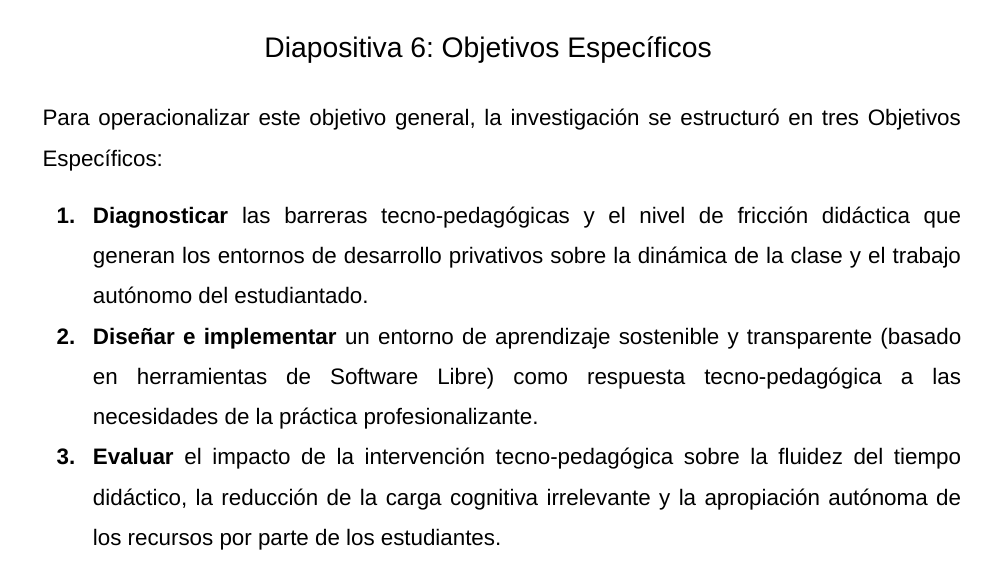
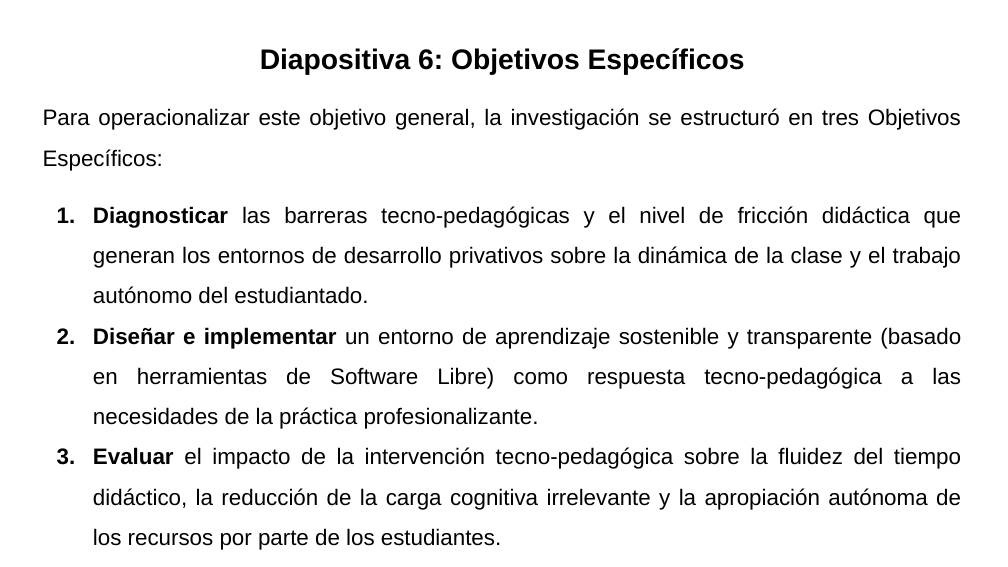
Before and after one commit to gabrielinuz/gabrielinuz.github.io, a slide deck: slide 7 of doc/GUION_DE_DEFENSA_LTE.pptx. Drawn at 1008x567 pixels with LibreOffice and Linux fonts; fonts in the diff are those of the drawing. Boxes give left, top, right and bottom in pixels: in the first picture for what was removed or moved away, otherwise in the second. Text is boxed around its words. In the diff, an @@ line names an element or a change of style, - is before the commit and + after.

```diff
--- a/doc/GUION_DE_DEFENSA_LTE.pptx
+++ b/doc/GUION_DE_DEFENSA_LTE.pptx
@@ title "Diapositiva 6: Objetivos Específicos": place and size @@
-title "Diapositiva 6: Objetivos Específicos" at [264, 36, 711, 63]
+title "Diapositiva 6: Objetivos Específicos" at [260, 48, 745, 75]
@@ title "Diapositiva 6: Objetivos Específicos" at [260, 48, 745, 75]: bold on @@
```
Also in this commit, not shown: 18 other slides changed, 1 other file.
